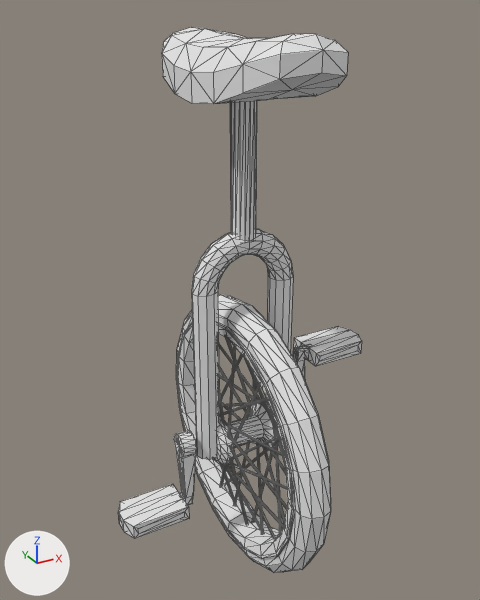
One commit to the FBX model models/unicycle_dev.fbx: the scene before it, then after it.
Rendered twice from a 50 mm lens placed at (-0.237, -0.424, 0.459), pointed at (0.002, 0.01, 0.241). The lights are fixed; the arrows at lower left show +X, +Y and +Z. Mesh edges are drawn as thin lines. Where no turn or scale is listed for an object, it has been applied to the vertices. Vertices at the same position are counted once.

In view in the first picture: 'Frame', 'Left Pedal', 'Right Pedal', 'Wheel'.
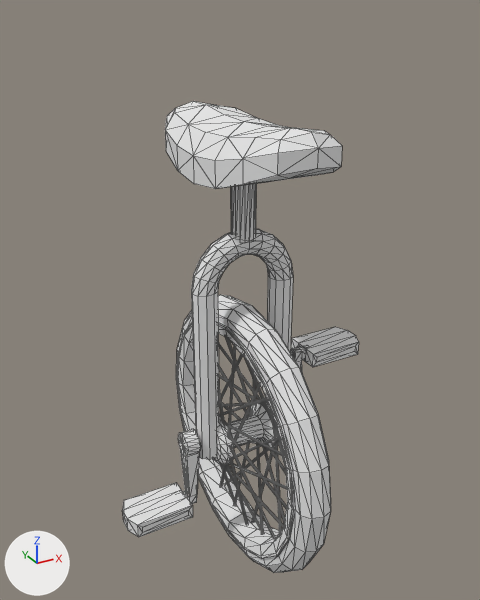
Commit message: Give unicycle model a shorter frame to fit terry better

Pixel boxes (x1, y1, x2, y2) of what changed, in the pictures (480 x 600 px; the box of a moved part takes in the faces that stretch with it):
'Frame', reshaped (17% shorter): before (162, 27, 348, 460); after (165, 101, 342, 460)
'Right Pedal', moved: before (118, 430, 197, 539); after (122, 429, 201, 537)
'Left Pedal', moved: before (292, 326, 362, 381); after (290, 327, 359, 371)
part 1 of me_frame, moved or reshaped: before (162, 27, 348, 104); after (165, 101, 342, 189)
part 2 of me_frame, moved or reshaped: before (230, 101, 257, 241); after (231, 183, 257, 241)

What changed in the scene script:
```text
Change me_frame:
    where me_frame.from_pydata(...)  # 393 vertices, 396 faces; spans x -0.044..0.044, y -0.093..0.093, z 0.1..0.445
    used by ob_frame; location = (0.0, 0.0, 0.0)
    me_frame part 1: the loose piece of 58 vertices spanning x -0.04..0.04, y -0.093..0.093, z 0.4..0.445 is moved by (0.0, 0.0, -0.055)
    me_frame part 2: all 17 vertices in x -0.01..0.01, y -0.01..0.01, z 0.412 are moved by (0.0, 0.0, -0.055)
Change ob_left_pedal:
    ob_left_pedal.location: (0.0, 0.0, 0.2486) -> (-0.003, 0.0, 0.2486)
Change ob_right_pedal:
    ob_right_pedal.location: (0.0, 0.0, 0.2486) -> (0.0035, 0.0, 0.2486)
```
